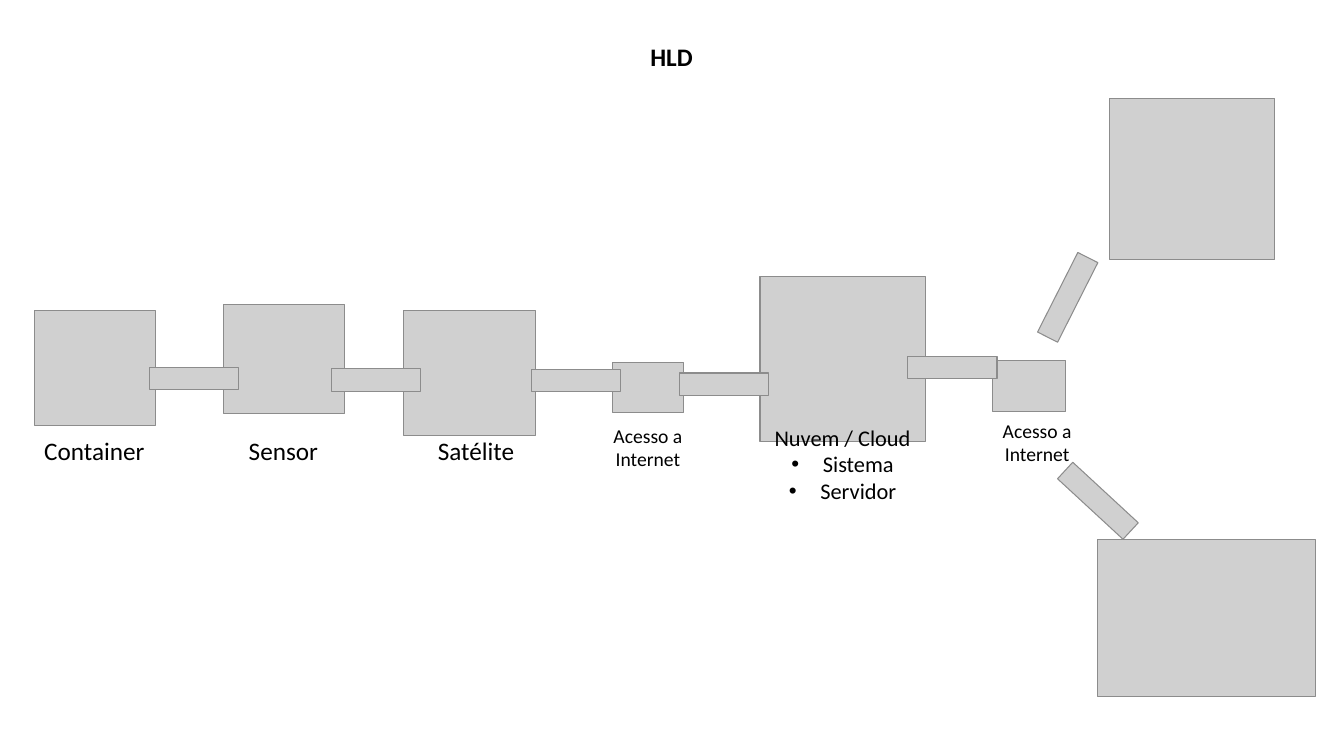
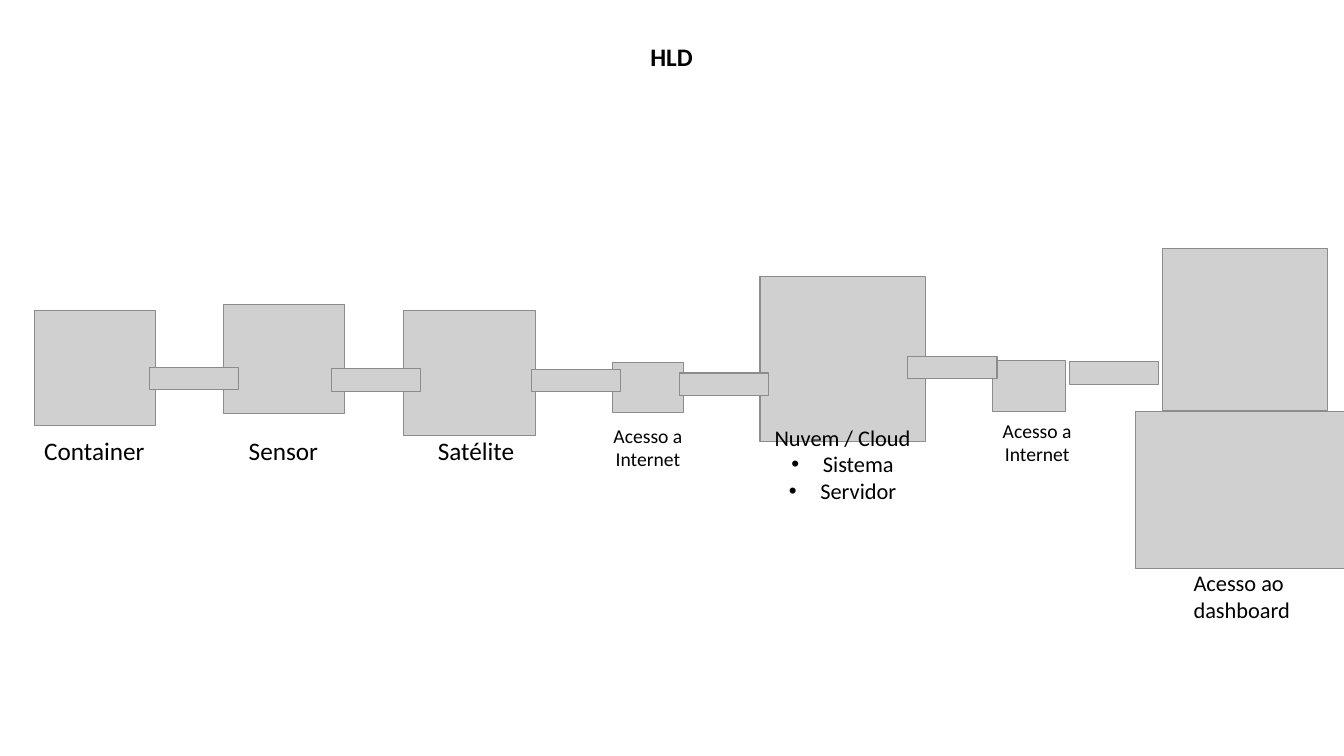
Before and after one commit to rafael-rochaalmeida/Harbor-Solutions, a slide deck: slide 1 of Documentação/HLD -LLD (1).pptx. Drawn at 1344x756 pixels with LibreOffice and Linux fonts; fonts in the diff are those of the drawing; grey boxes stand for pictures. Boxes give left, top, right and bottom in pixels: in the first picture for what was removed or moved away, otherwise in the second. Text is boxed around its words. In the diff, an @@ line names an element or a change of style, - is before the commit and + after.

```diff
--- a/Documentação/HLD -LLD (1).pptx
+++ b/Documentação/HLD -LLD (1).pptx
@@ picture: place and size @@
-picture at (1110,98,1275,259)
+picture at (1163,249,1328,410)
@@ picture at (1070,362,1158,384): rotation 296 to 0 degrees @@
@@ picture: place and size @@
-picture at (1098,539,1316,697)
+picture at (1136,412,1344,570)
@@ picture removed at (1058,463,1138,539) @@
@@ text added at (1194,576,1290,618), 16 pt, text #000000 @@
+Acesso ao dashboard
```
Also in this commit, not shown: 3 other files.
